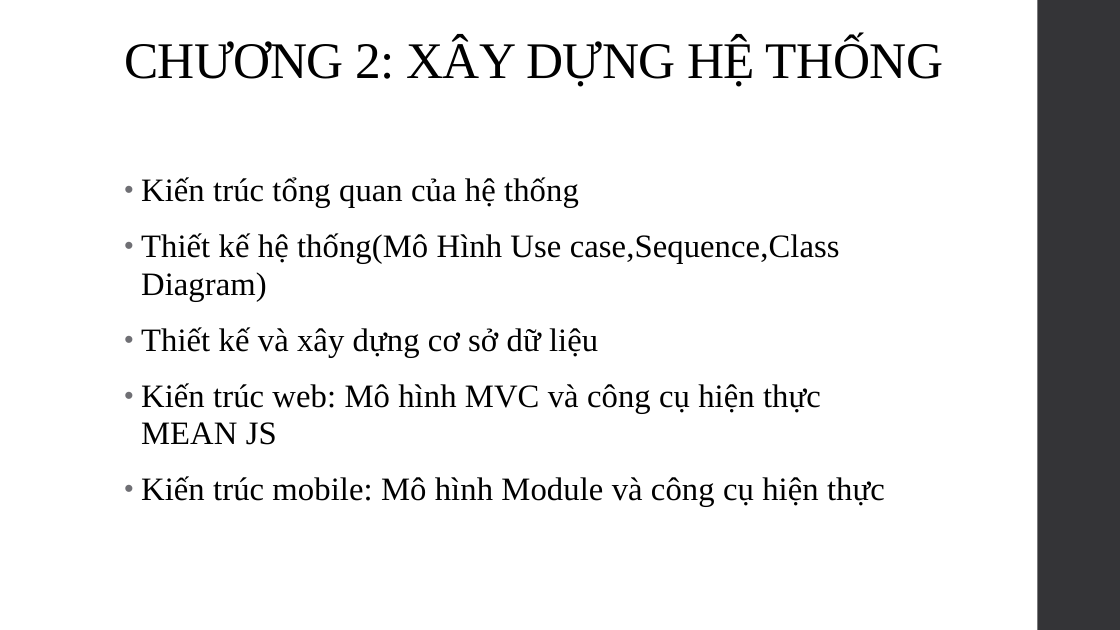
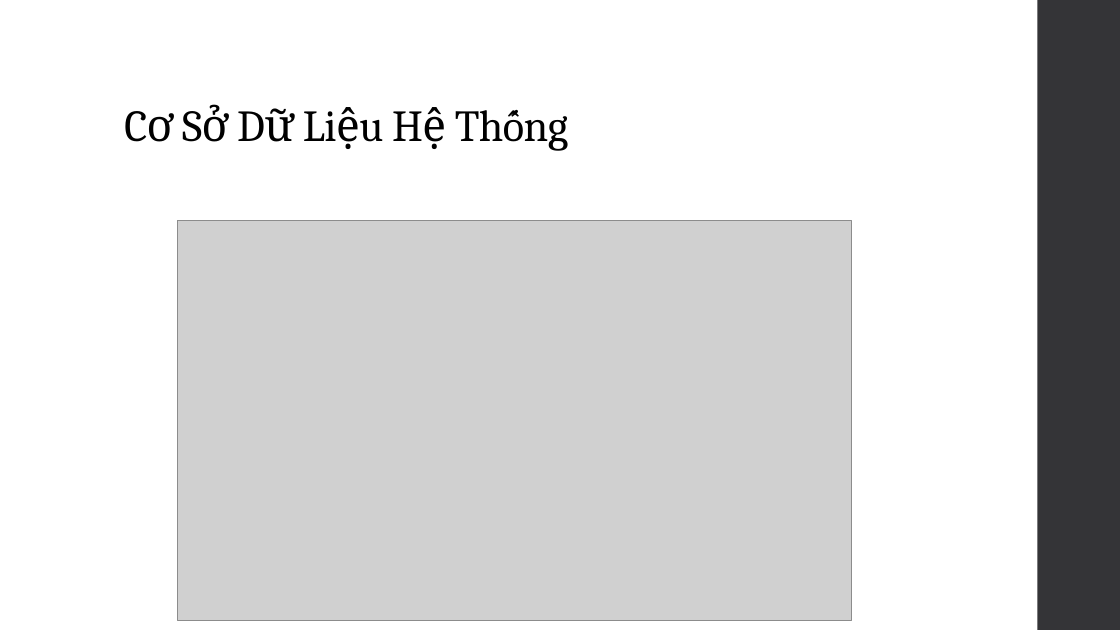
Before and after one commit to SaiGonSoftware/QA-Forum, a slide deck: slide 8 of Document/Baocao.pptx (slide 3 before the commit). Drawn at 1120x630 pixels with LibreOffice and Linux fonts; fonts in the diff are those of the drawing; grey boxes stand for pictures. Boxes give left, top, right and bottom in pixels: in the first picture for what was removed or moved away, otherwise in the second. Text is boxed around its words. In the diff, an @@ line names an element or a change of style, - is before the commit and + after.

```diff
--- a/Document/Baocao.pptx
+++ b/Document/Baocao.pptx
@@ title at <box>124,38,943,87</box>: text changed; size 44 to 38 pt; font Times New Roman to Cambria @@
-CHƯƠNG 2: XÂY DỰNG HỆ THỐNG
+Cơ Sở Dữ Liệu Hệ Thống
@@ text removed at <box>141,177,885,506</box> @@
-• Kiến trúc tổng quan của hệ thống
-• Thiết kế hệ thống(Mô Hình Use case,Sequence,Class Diagram)
-• Thiết kế và xây dựng cơ sở dữ liệu
-• Kiến trúc web: Mô hình MVC và công cụ hiện thực MEAN JS
-• Kiến trúc mobile: Mô hình Module và công cụ hiện thực
@@ picture added at <box>178,221,852,621</box> @@
```
Also in this commit, not shown: 2 other slides changed, 4 slides added, 4 other files.
